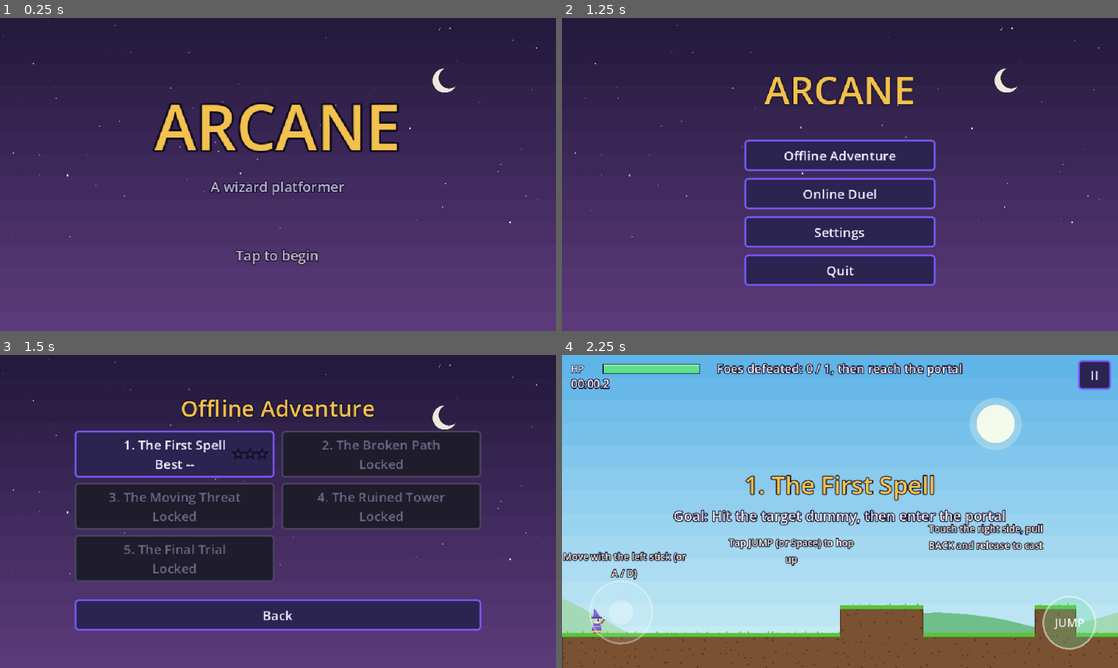
Above: before the commit, frames 1-4 (two rows, left to right).
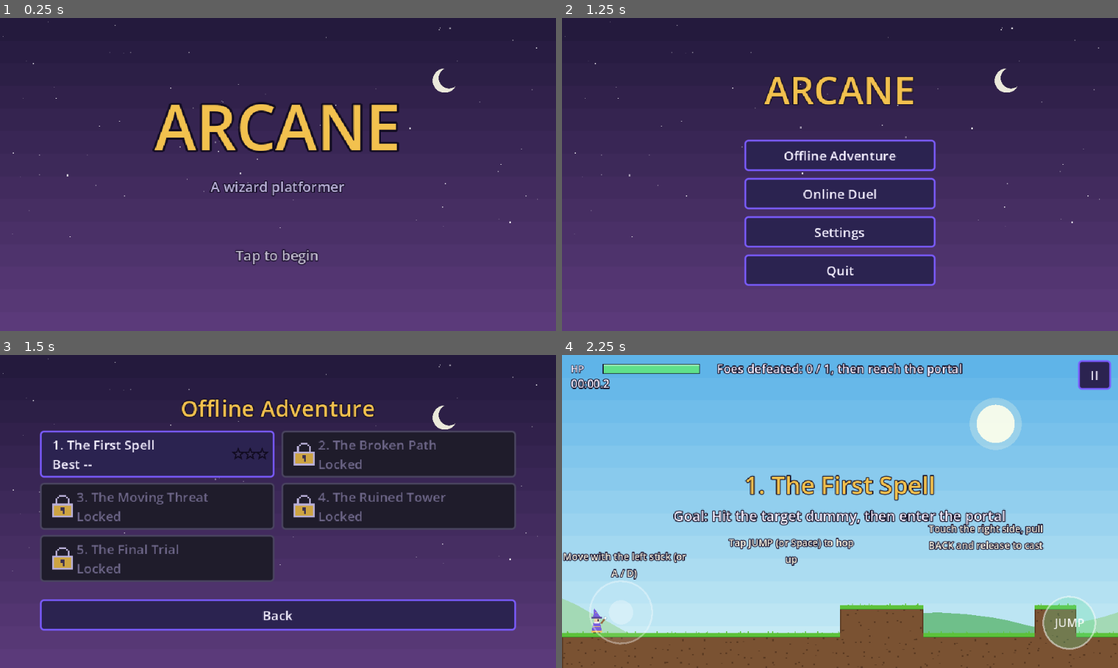
Above: after the commit, the same moments.

Repository: Lynnield/Arcane
Game: Godot game, scene res://scenes/ui/title.tscn
Two runs of this game, one before a commit and one after it. Both use one fixed random seed, a clock stepped at 60 frames per second and the inputs below.
Inputs (mouse positions are in pixels of both pictures, inside the frame that each line leads up to):
- Up to frame 1 (0.25 s): no input
- Up to frame 2 (1.25 s): tap Enter at 0.5 s; move the mouse to (962, 158) at 0.52 s; hold D (move_right) from 0.53 s (still down); tap P at 0.6 s; click (962, 158) at 0.67 s; tap Space (jump) at 0.77 s
- Up to frame 3 (1.5 s): release D (move_right) at 1.25 s; click "Offline Adventure" at 1.25 s
- Up to frame 4 (2.25 s): click "1. The First Spell Best --" at 2 s

Frames 1-2 are identical in both runs. In frame 3, 8.4% of the frame differs, in the area x 7-93%, y 24-89%; in frame 4, nothing differs.

Commit message:
feat: lock icon on locked levels in level select
Locked levels show a generated pixel padlock (R4). Level buttons are left-aligned and wider so star ratings no longer overlap long names.

Diff:
--- a/scripts/ui/level_select.gd
+++ b/scripts/ui/level_select.gd
@@ -18,9 +18,13 @@
 		else:
 			text += "\nLocked"
 		var level := i
-		var b := UiKit.button(text, func() -> void: Game.start_level(level), 230.0)
+		var b := UiKit.button(text, func() -> void: Game.start_level(level), 270.0)
+		b.alignment = HORIZONTAL_ALIGNMENT_LEFT
 		b.custom_minimum_size.y = 52 if Save.large_text else 44
 		b.disabled = not Save.is_unlocked(i)
+		if b.disabled:
+			b.icon = UiKit.lock_icon()
+			b.add_theme_color_override("icon_disabled_color", Color.WHITE)
 		if Save.is_unlocked(i):
 			var stars := StarRow.new(Save.get_best_stars(i), 6.0)
 			stars.set_anchors_preset(Control.PRESET_CENTER_RIGHT)
--- a/scripts/ui/ui_kit.gd
+++ b/scripts/ui/ui_kit.gd
@@ -9,6 +9,7 @@
 
 static var _theme: Theme
 static var _theme_large := false
+static var _lock_icon: ImageTexture
 
 
 static func theme() -> Theme:
@@ -95,3 +96,38 @@
 	var c := Control.new()
 	c.custom_minimum_size = Vector2(0, height)
 	return c
+
+
+## Pixel-art padlock (generated, so no image file is needed).
+static func lock_icon() -> ImageTexture:
+	if _lock_icon:
+		return _lock_icon
+	var rows := [
+		"....####....",
+		"...#....#...",
+		"..#......#..",
+		"..#......#..",
+		"..#......#..",
+		"############",
+		"#GGGGGGGGGG#",
+		"#GGGGddGGGG#",
+		"#GGGGddGGGG#",
+		"#GGGGGdGGGG#",
+		"#GGGGGdGGGG#",
+		"#GGGGGGGGGG#",
+		"############",
+	]
+	var img := Image.create(12, rows.size(), false, Image.FORMAT_RGBA8)
+	for y in rows.size():
+		var row: String = rows[y]
+		for x in row.length():
+			match row[x]:
+				"#":
+					img.set_pixel(x, y, Color("b9b0d8"))
+				"G":
+					img.set_pixel(x, y, GOLD.darkened(0.15))
+				"d":
+					img.set_pixel(x, y, Color("3a2f50"))
+	img.resize(24, rows.size() * 2, Image.INTERPOLATE_NEAREST)
+	_lock_icon = ImageTexture.create_from_image(img)
+	return _lock_icon
